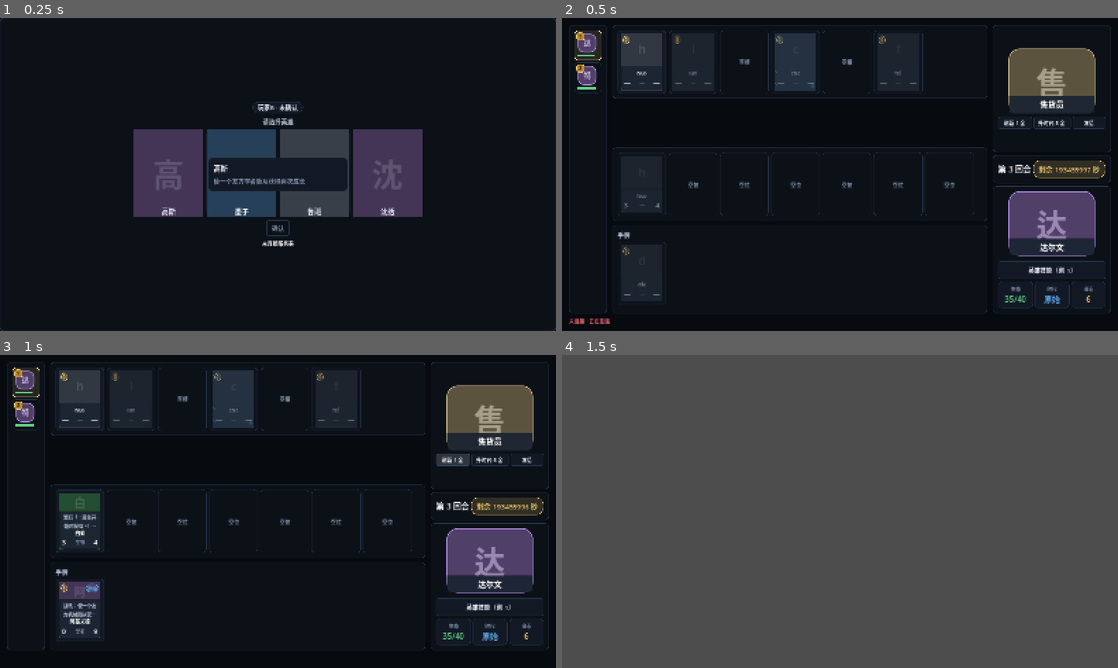
Above: before the commit, frames 1-4 (two rows, left to right).
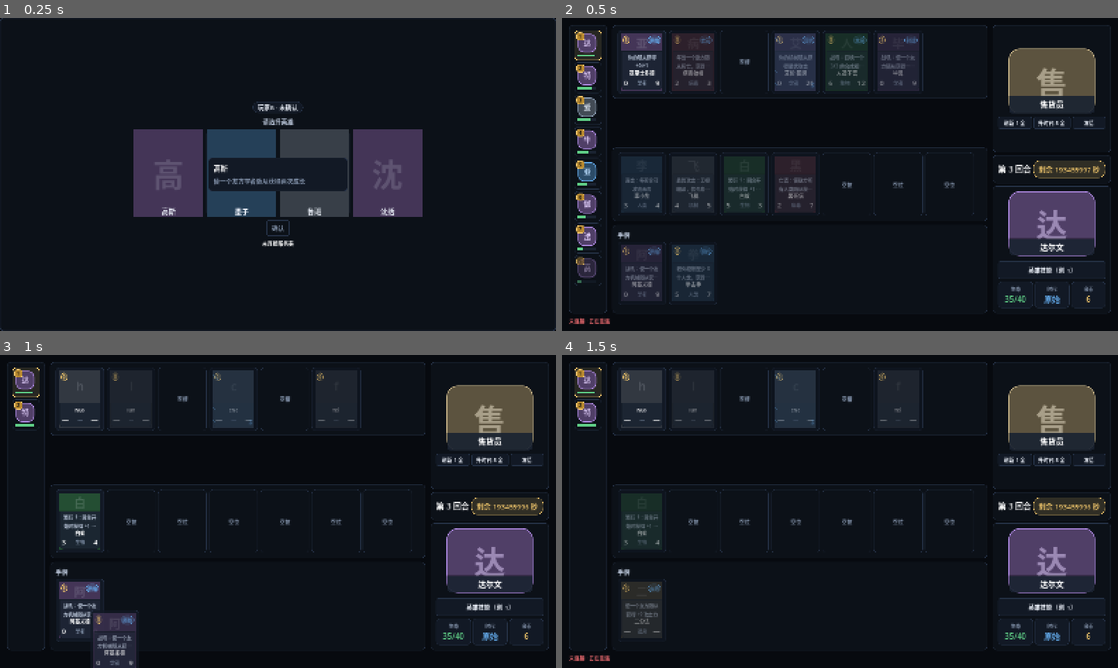
Above: after the commit, the same moments.

Repository: gaoddy/civilization
Game: Godot game, scene res://tests/ui_smoke.tscn
Same seed, same stepped clock (60 frames per second), same inputs: the game is played once before the commit and once after it. This scene is started directly instead of the project's main scene.
Inputs:
- Up to frame 1 (0.25 s): no input
- Up to frame 2 (0.5 s): no input
- Up to frame 3 (1 s): click "刷新 1 金" at 0.5 s
- Up to frame 4 (1.5 s): click "升时代 5 金" at 1.25 s

Frame 1 is identical in both runs. In frame 2, 9.5% of the frame differs, in the area x 2-64%, y 4-92%; in frame 3, 1.5%; in frame 4, 97%, in the area x 0-100%, y 0-100%.

Commit message:
feat(client): 随从详情显示介绍
棋盘与战斗随从详情节在名称后显示 CardDB.display_text 介绍，
stats 缺失时同样保留；商店与英雄详情复用同一文本块。同步 UI 文档。

Co-Authored-By: Claude Code <noreply@anthropic.com>

Diff:
--- a/client/scenes/game_detail_layer.gd
+++ b/client/scenes/game_detail_layer.gd
@@ -171,11 +171,7 @@
         box.add_child(_detail_row("时代", era))
     var skill_text := CardDB.display_text(card_id)
     if skill_text != "":
-        var skill := UI.label(skill_text, UITheme.font_size("font-body-sm"))
-        skill.name = "DetailText"
-        skill.custom_minimum_size = Vector2(_detail_text_width(), 0)
-        skill.add_theme_color_override("font_color", UITheme.color("color-text-dim"))
-        box.add_child(skill)
+        box.add_child(_detail_text_block(skill_text))
     if data.get("disabledReason") != null:
         var reason := UI.label(UI.error_text(str(data.get("disabledReason"))), UITheme.font_size("font-body-sm"))
         reason.name = "DetailBlocked"
@@ -227,16 +223,16 @@
     var heading := UI.label("英雄技能", UITheme.font_size("font-caption"), false)
     heading.add_theme_color_override("font_color", UITheme.color("color-text-muted"))
     box.add_child(heading)
-    var skill := UI.label(skill_text, UITheme.font_size("font-body-sm"))
-    skill.custom_minimum_size = Vector2(_detail_text_width(), 0)
-    skill.autowrap_mode = TextServer.AUTOWRAP_WORD_SMART
-    skill.add_theme_color_override("font_color", UITheme.color("color-text-dim"))
-    box.add_child(skill)
-
-
-## 棋盘随从详情：名称与攻击/生命的构成分层。
+    box.add_child(_detail_text_block(skill_text))
+
+
+## 棋盘随从详情：名称、介绍与攻击/生命的构成分层。
 func _render_minion_detail(box: VBoxContainer, minion: Dictionary) -> void:
-    box.add_child(_detail_name(CardDB.display_name(str(minion.get("cardId", "")))))
+    var card_id := str(minion.get("cardId", ""))
+    box.add_child(_detail_name(CardDB.display_name(card_id)))
+    var skill_text := CardDB.display_text(card_id)
+    if skill_text != "":
+        box.add_child(_detail_text_block(skill_text))
     var stats: Dictionary = minion.get("stats", {})
     if typeof(stats) != TYPE_DICTIONARY or stats.is_empty():
         box.add_child(_detail_row("当前", "%d / %d" % [
@@ -282,6 +278,16 @@
 ## 面板宽度扣除卡片内边距后的文本宽度，供技能文本换行。
 func _detail_text_width() -> int:
     return UITheme.metric("detail-panel-width") - UITheme.space("space-lg") * 2
+
+
+## 详情里的介绍/技能文本块：按面板宽度换行，颜色弱于正文。
+func _detail_text_block(text: String) -> Label:
+    var label := UI.label(text, UITheme.font_size("font-body-sm"))
+    label.name = "DetailText"
+    label.custom_minimum_size = Vector2(_detail_text_width(), 0)
+    label.autowrap_mode = TextServer.AUTOWRAP_WORD_SMART
+    label.add_theme_color_override("font_color", UITheme.color("color-text-dim"))
+    return label
 
 
 ## 详情定位：商店卡先右后左，棋盘卡先下后上；夹紧视口且不覆盖当前卡片。
--- a/client/tests/ui_smoke.gd
+++ b/client/tests/ui_smoke.gd
@@ -69,6 +69,11 @@
         await _hover(instance, card, card.size / 2)
         _expect(detail.is_visible_in_tree(), "战斗卡 %s 悬停应显示详情面板" % card.name)
         _expect(detail.mouse_filter == Control.MOUSE_FILTER_IGNORE, "详情面板不应拦截鼠标")
+        var expected_skill := CardDB.display_text("bruce-lee" if row == own_row else "aristotle")
+        _expect(
+            _node_text(detail).contains(expected_skill),
+            "战斗卡 %s 的详情应显示介绍" % card.name,
+        )
     await _push_motion(instance, Vector2(-40, -40))
     _expect(not detail.is_visible_in_tree(), "移出战斗卡矩形应隐藏详情面板")
 
@@ -79,7 +84,7 @@
     GameStore.phase = "Recruit"
     GameStore.turn = 3
     GameStore.deadline = "2030-01-01T00:00:00Z"
-    var view: Dictionary = FixtureScript.view()
+    var view: Dictionary = FixtureScript.game_view()
     view["self"]["board"][0].erase("stats")
     GameStore.view = view
     var instance := await _check_scene("res://scenes/game.tscn", false)
@@ -95,7 +100,11 @@
         _expect(detail.is_visible_in_tree(), "缺少 stats 时详情面板仍应显示")
         var text := _node_text(detail)
         _expect(text.contains("当前") and text.contains("3 / 4"), "缺少 stats 时应显示当前攻防：%s" % text)
-        for absent in ["初始", "永久", "回合", "光环", "受击"]:
+        _expect(
+            text.contains(CardDB.display_text("bruce-lee")),
+            "缺少 stats 时仍应显示介绍：%s" % text,
+        )
+        for absent in ["初始", "永久", "光环", "受击"]:
             _expect(not text.contains(absent), "缺少 stats 时不应出现「%s」：%s" % [absent, text])
     instance.queue_free()
     GameStore.view = {}
@@ -491,6 +500,15 @@
                 intro_desc.get_global_rect().end.y <= intro_name.get_global_rect().position.y + 1.0,
                 "%s 的介绍应在名称上方" % str(intro_case["node"]),
             )
+    var layout_detail = instance.find_child("MinionDetailPanel", true, false)
+    var board_minion = instance.find_child("BoardMinion0", true, false)
+    if layout_detail != null and board_minion != null:
+        await _hover(instance, board_minion, board_minion.size / 2)
+        _expect(
+            _node_text(layout_detail).contains(CardDB.display_text("bruce-lee")),
+            "棋盘随从详情应显示介绍",
+        )
+        await _push_motion(instance, Vector2(-40, -40))
     var hand_scroll = instance.find_child("HandScroll", true, false)
     _expect(
         hand_scroll != null and is_equal_approx(hand_scroll.custom_minimum_size.y, 154.0),
Not shown, changed: docs/current/product/ui/pages/game.md
Not shown, changed: docs/current/product/ui/tokens.md
Not shown, changed: docs/current/technical/client.md
